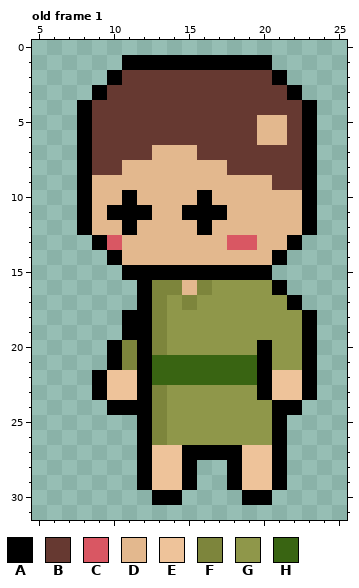
Two states of a pixel-art file, Assets/Sprite/Minigames/MiniGame2/NPC/NPCDrunk1/NPCDrunk1Move.aseprite. The picture above was drawn from the file before the commit.
32x32 pixels, 2 frames. Shown: old frame 1: x 5..25, y 0..31. The commit also changed other frames, which this record leaves out.
Palette (. is transparent): A #000000  B #663931  C #d95763  D #e3b88e  E #eec39a  F #7d853c  G #8f974a  H #396412
Pixels before, old frame 1, first column x 8:
 1 ...AAAAAAAAAA...
 2 ..ABBBBBBBBBBA..
 3 .ABBBBBBBBBBBBA.
 4 ABBBBBBBBBBBBBBA
 5 ABBBBBBBBBBBDDBA
 6 ABBBBBBBBBBBDDBA
 7 ABBBBDDDBBBBBBBA
 8 ABBDDDDDDDBBBBBA
 9 ADDDDDDDDDDDDBBA
10 ADDADDDDADDDDDDA
11 ADAAADDAAADDDDDA
12 ADDADDDDADDDDDDA
13 .ACDDDDDDDCCDDA.
14 ..ADDDDDDDDDDA..
15 ...AAAAAAAAAA...
16 ....AFFDFGGGGA..
17 ....AFGFGGGGGGA.
18 ...AAFGGGGGGGGGA
19 ...AAFGGGGGGGGGA
20 ..AFAFGGGGGGAGGA
21 ..AFAHHHHHHHAGGA
22 .AEEAHHHHHHHAEEA
23 .AEEAFGGGGGGAEEA
24 ..AAAFGGGGGGGAA.
25 ....AFGGGGGGGA..
26 ....AFGGGGGGGA..
27 ....AEEAAAAEEA..
28 ....AEEA..AEEA..
29 ....AEEA..AEEA..
30 .....AA....AA...
Now the later version:
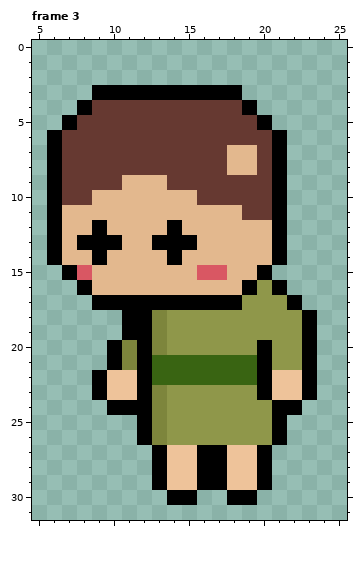
A new or re-ordered frame is compared with the old frame closest to it.
Diff:
frames 2 -> 4
Changed rows in their new state; - is an unchanged pixel.
Frame 3 is new; against old frame 1:
first column x 6:
 1 -----..........---
 2 ----............--
 3 ----AAAAAAAAA....-
 4 -------------A....
 5 -AB-----------A...
 6 ABB-----------BA..
 7 ABB----BBB--DD-A..
 8 ABB--BBBBBBBDD-A..
 9 ABBBB---BBBBBBBA..
10 ABB--D----BBBBBA..
11 ADD-DDD--DDD-BBA..
12 ADDA-D--A-D----A..
13 ADA-A--AAA--DD-A.-
14 ADDAD---A---------
15 -ACDDDDDDDCCDD----
16 --ADDDDDD-DDDA----
17 ---AAA-AAAAAA-----
first column x 12:
27 .A-E--E-A.
28 .A-EAAE-A.
29 .A-EAAE-A.
30 -.-A--A-.-
Where, in picture pixels (left, top, right, bottom), the same in both pictures:
changed: (47, 55, 317, 310)
changed: (137, 445, 287, 505)
